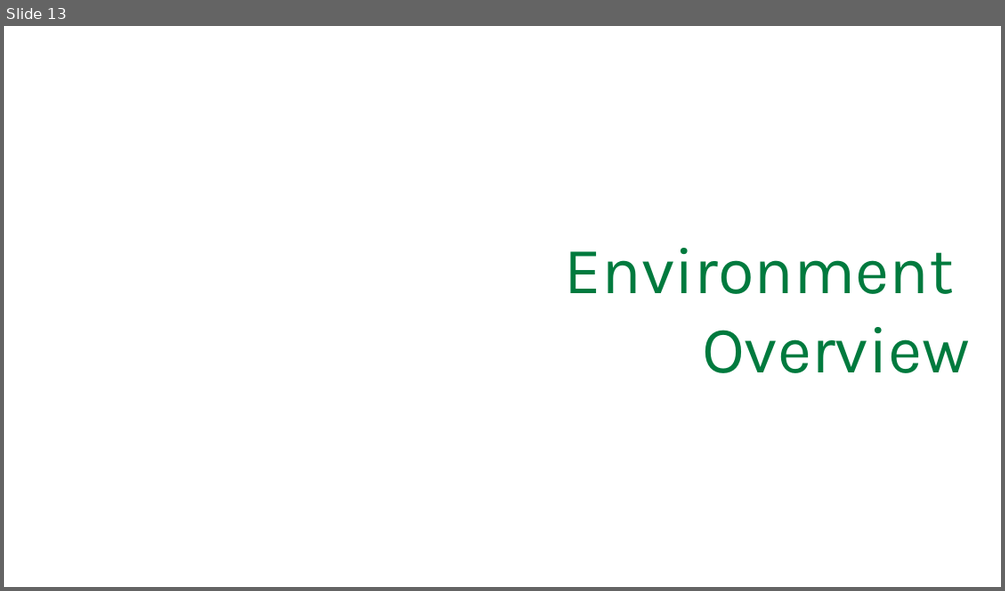
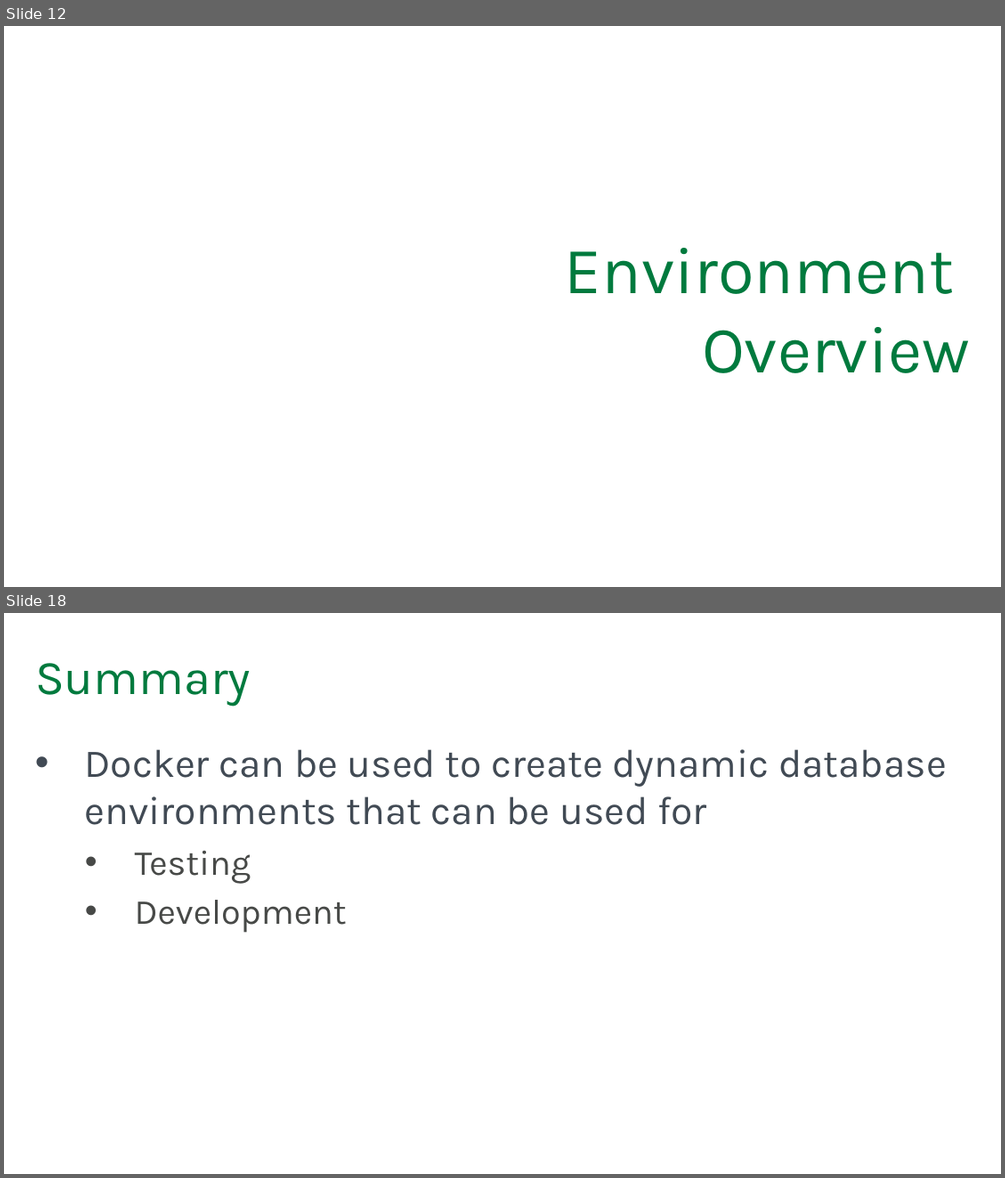
Before and after one commit to SQLPioneer/Presentations, a slide deck: Automation/EnvironmentAutomation.pptx. Shown one above the other, each under a label of ours: slide 13 before the commit, slides 12 and 18 after it; the slides between them are not shown. The pictures are 1005x591 and 1005x1178 pixels, drawn with LibreOffice and Linux fonts; fonts in the diff are those of the drawing; background and template pictures are left out. Boxes give left, top, right and bottom in pixels: in the first picture for what was removed or moved away, otherwise in the second. Text is boxed around its words. In the diff, an @@ line names an element or a change of style, - is before the commit and + after.

```diff
--- a/Automation/EnvironmentAutomation.pptx
+++ b/Automation/EnvironmentAutomation.pptx
@@ slide 18 added at <box>4,613,1001,1174</box>, background #FFFFFF @@
@@ title added at <box>35,663,251,706</box>, 44 pt, text #007A3E @@
+Summary
@@ text added at <box>85,749,947,933</box>, 36 pt, text #414A54 @@
+• Docker can be used to create dynamic database environments that can be used for
+  • Testing
+  • Development
@@ what was slide 13 is now slide 12 @@
```
Also in this commit, not shown: 3 slides changed, 3 other slides added, 5 slides removed, 4 other files.
